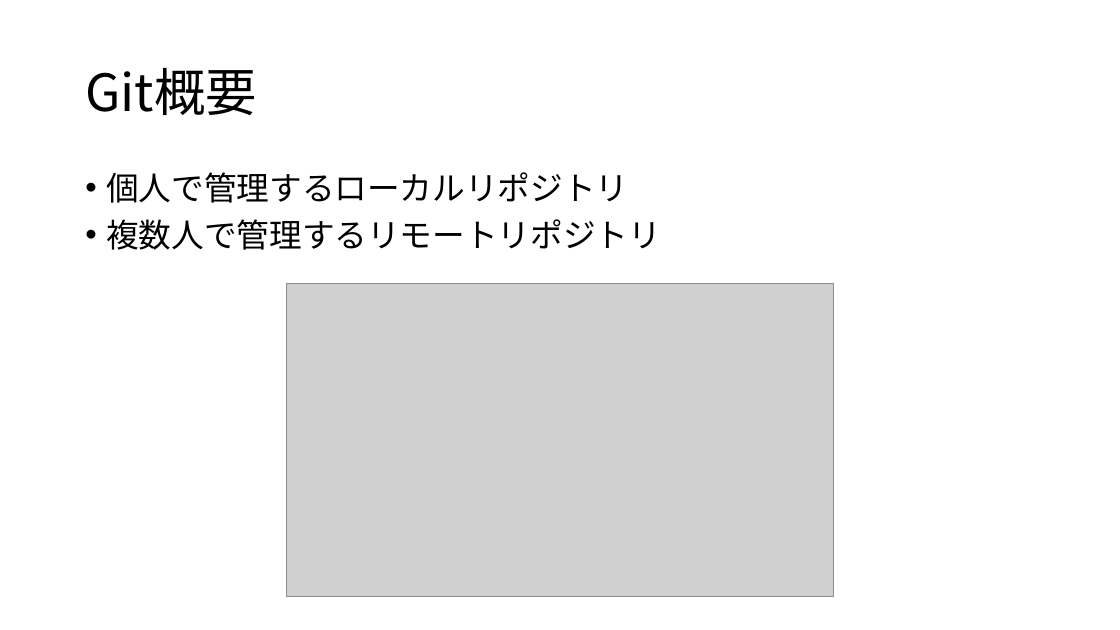
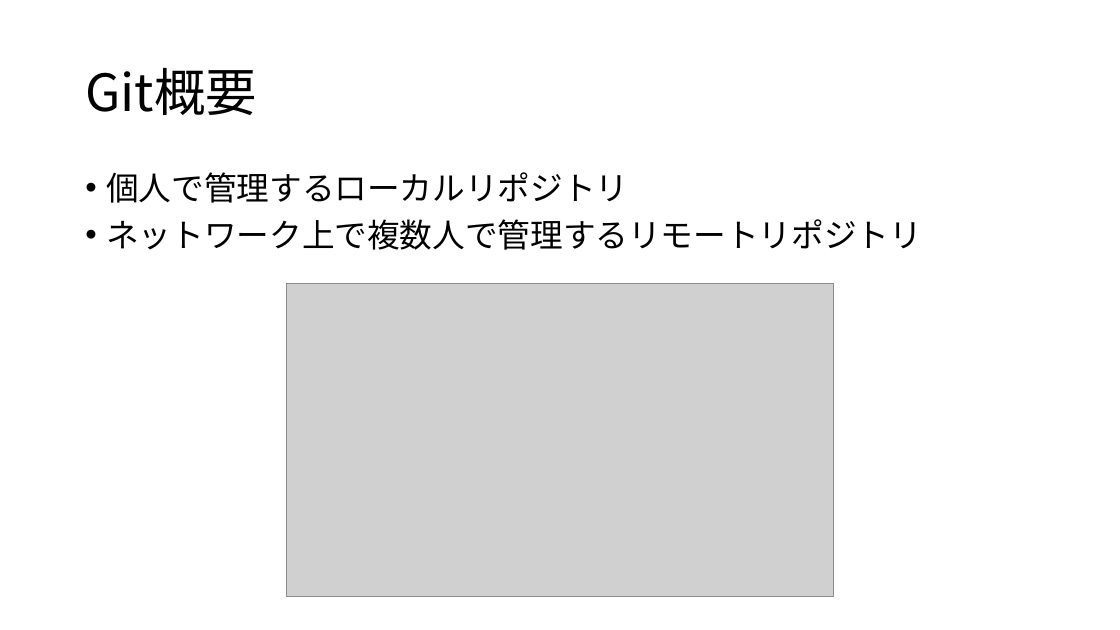
Before and after one commit to h-sasamura/test, a slide deck: slide 3 of Gti導入マニュアル.pptx. Drawn at 1120x630 pixels with LibreOffice and Linux fonts; fonts in the diff are those of the drawing; grey boxes stand for pictures. Boxes give left, top, right and bottom in pixels: in the first picture for what was removed or moved away, otherwise in the second. Text is boxed around its words. In the diff, an @@ line names an element or a change of style, - is before the commit and + after.

Commit message:
GitHub概要追加

```diff
--- a/Gti導入マニュアル.pptx
+++ b/Gti導入マニュアル.pptx
@@ text at box(106, 219, 922, 250): text changed @@
-• 複数人で管理するリモートリポジトリ
+• ネットワーク上で複数人で管理するリモートリポジトリ
```
Also in this commit, not shown: 1 slide added.
